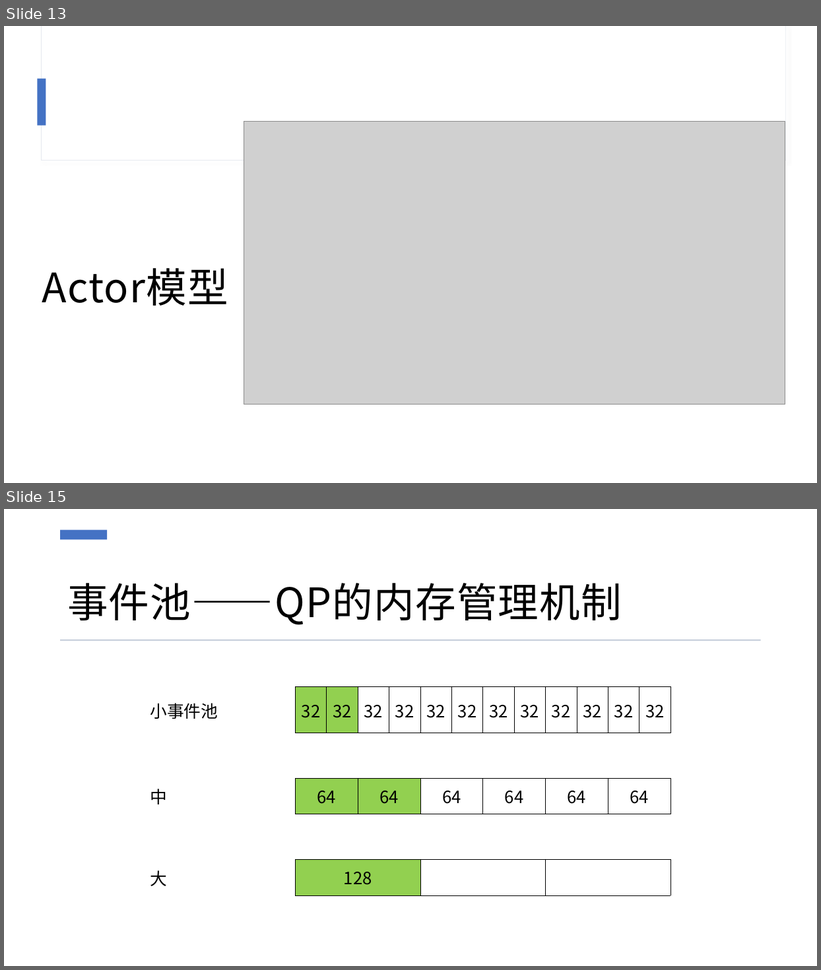
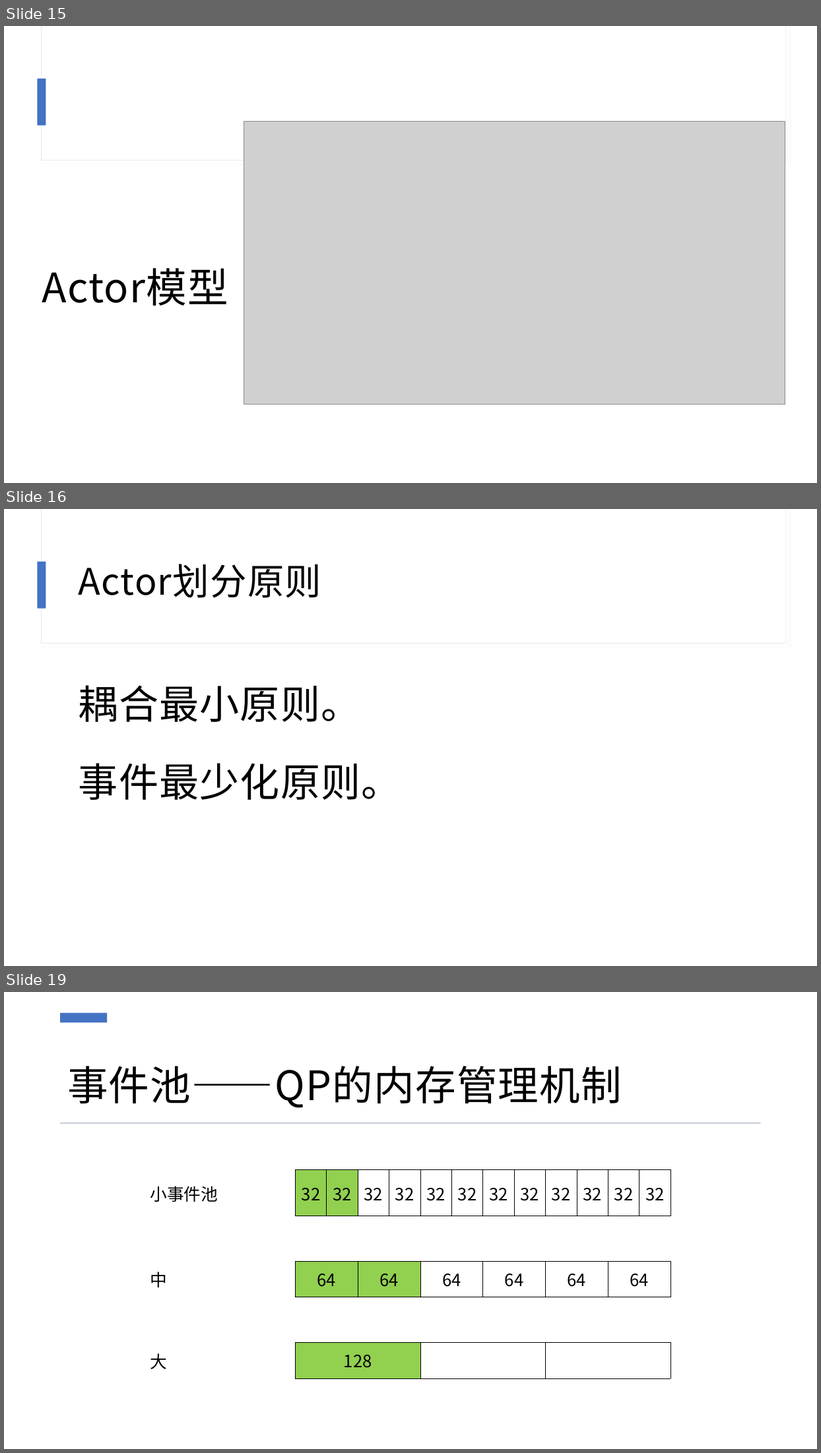
Before and after one commit to dreamdongbei/qpc-study, a slide deck: 资料/PPT.pptx. Shown one above the other, each under a label of ours: slides 13 and 15 before the commit, slides 15, 16 and 19 after it; the slides between them are not shown. The pictures are 821x970 and 821x1453 pixels, drawn with LibreOffice and Linux fonts; fonts in the diff are those of the drawing; grey boxes stand for pictures. Boxes give left, top, right and bottom in pixels: in the first picture for what was removed or moved away, otherwise in the second. Text is boxed around its words. In the diff, an @@ line names an element or a change of style, - is before the commit and + after.

```diff
--- a/资料/PPT.pptx
+++ b/资料/PPT.pptx
@@ slide 16 added at bbox=[4, 509, 817, 966], background #FFFFFF; not listed: 3 template elements that a slide beside it also shows @@
@@ title added at bbox=[79, 564, 321, 598], 43.2 pt, text #000000 @@
+Actor划分原则
@@ text added at bbox=[79, 685, 361, 722], 46.8 pt, text #000000 @@
+耦合最小原则。
@@ text added at bbox=[79, 763, 401, 800], 46.8 pt, text #000000 @@
+事件最少化原则。
@@ what was slide 13 is now slide 15 @@
@@ what was slide 15 is now slide 19 @@
```
Also in this commit, not shown: 1 slide changed, 3 other slides added.
